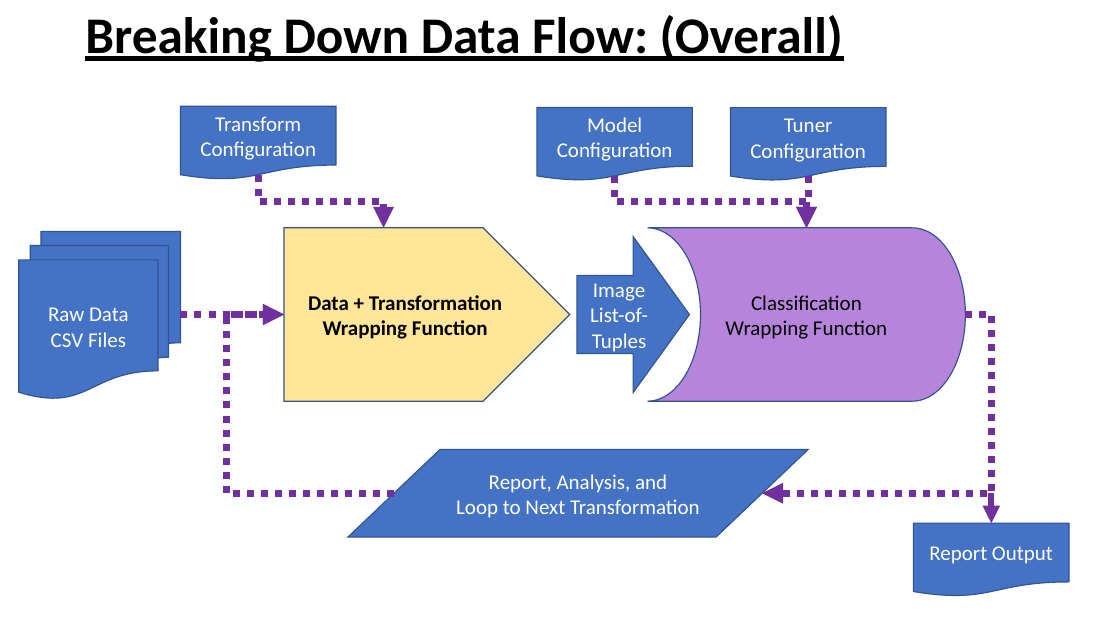
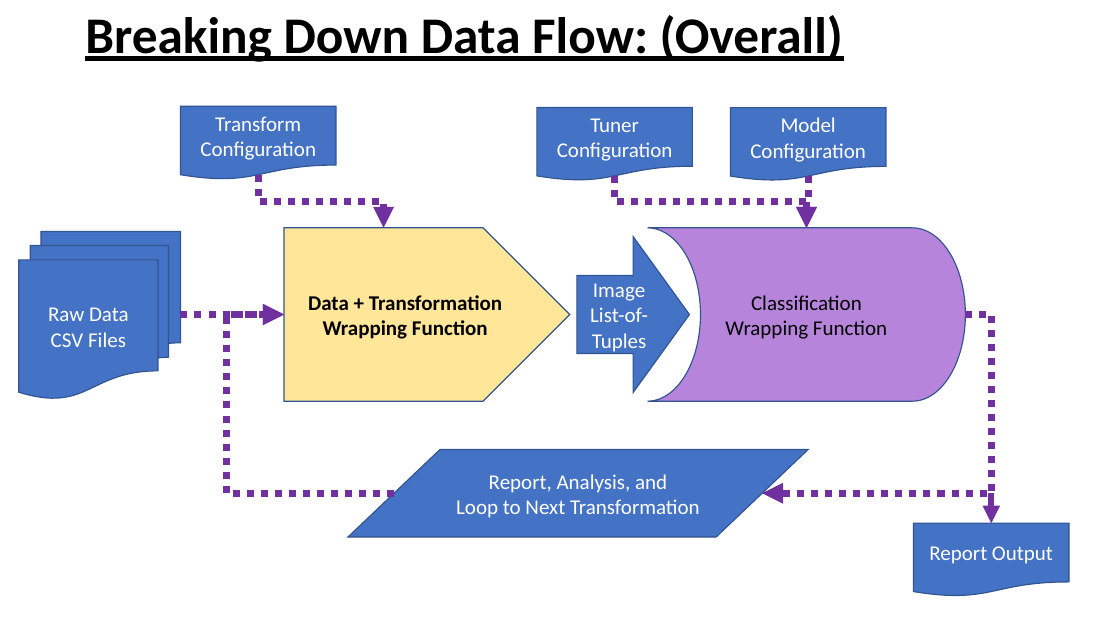
Before and after one commit to EISy-as-Py/hardy, a slide deck: slide 4 of doc/project_management/Images_and_DataFlow.pptx. Drawn at 1120x630 pixels with LibreOffice and Linux fonts; fonts in the diff are those of the drawing. Boxes give left, top, right and bottom in pixels: in the first picture for what was removed or moved away, otherwise in the second. Text is boxed around its words. In the diff, an @@ line names an element or a change of style, - is before the commit and + after.

```diff
--- a/doc/project_management/Images_and_DataFlow.pptx
+++ b/doc/project_management/Images_and_DataFlow.pptx
@@ text in flow chart document at bbox=[590, 118, 639, 132]: text changed @@
-Model
+Tuner
@@ text in flow chart document at bbox=[781, 117, 836, 132]: text changed @@
-Tuner
+Model
```
Also in this commit, not shown: 2 other slides changed, 1 slide added.
